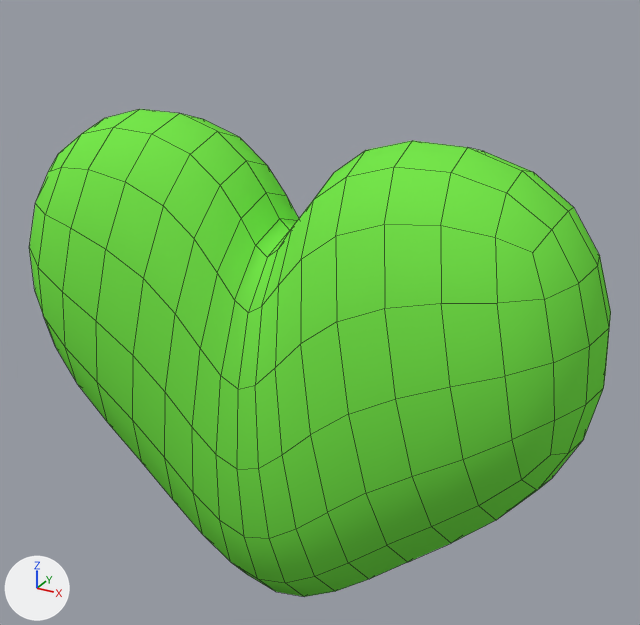
What one commit did to the Blender file Blender/Heart.blend.
One viewpoint serves both versions: a 50 mm lens placed at (2.88, -4.82, 3.05), pointed at (0.08, 0.26, 0.51). Lighting does not change. The marker at lower left points along +X, +Y and +Z. Mesh edges are drawn as thin lines.

Names of what the first picture shows: 'Heart'.
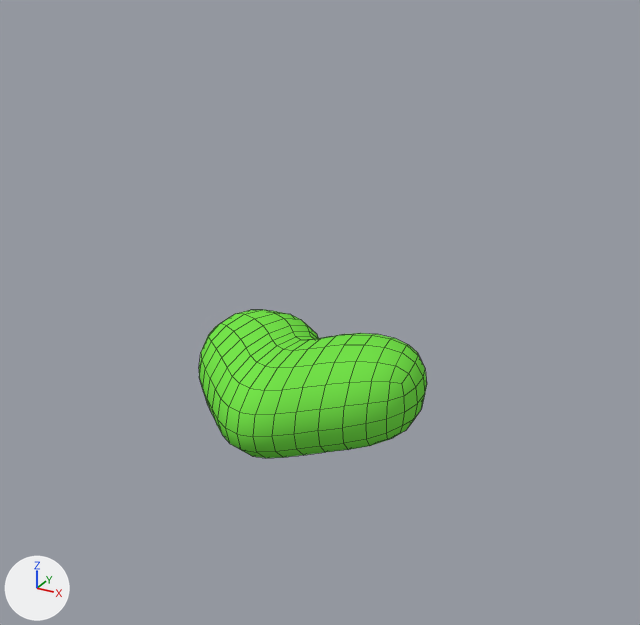
Pixel boxes [x1, y1, x2, y2] of what changed, in the pictures (640 x 625 px):
'Heart', reshaped, rescaled
    before: [29, 109, 611, 597]
    after: [199, 310, 427, 458]

The change, as a list of edits to the scene's bpy script:
```text
Change me_cube_001:
    where me_cube_001.from_pydata(...)  # 13 vertices, 9 faces; spans x -4.96..0.0, y -1.0..1.0, z -4.6..5.04
    used by ob_heart; location = (0.0, 0.0, 0.0); scale = (0.476, 0.786, 0.476)
    me_cube_001 part 1
    me_cube_001.vertices[0].co: (-4.96, -1.0, 0.09) -> (-8.34, 0.14, 2.78)
    me_cube_001.vertices[1].co: (-4.41, -1.0, 4.06) -> (-7.42, 6.83, 2.78)
    me_cube_001.vertices[2].co: (-4.96, 1.0, 0.09) -> (-8.34, 0.14, -2.78)
    me_cube_001.vertices[3].co: (-4.41, 1.0, 4.06) -> (-7.42, 6.83, -2.78)
    me_cube_001.vertices[4].co: (0.0, 1.0, -4.6) -> (0.0, -7.73, -2.78)
    me_cube_001.vertices[5].co: (0.0, 1.0, 1.89) -> (0.0, 3.18, -2.78)
    me_cube_001.vertices[6].co: (0.0, -1.0, -4.6) -> (0.0, -7.73, 2.78)
    me_cube_001.vertices[7].co: (0.0, -1.0, 1.9) -> (0.0, 3.19, 2.78)
    me_cube_001.vertices[8].co: (0.0, 1.0, 5.04) -> (0.0, 8.48, -2.78)
    me_cube_001.vertices[9].co: (-2.25, 1.0, -2.48) -> (-3.78, -4.16, -2.78)
    me_cube_001.vertices[10].co: (-0.54, -1.0, 4.56) -> (-0.91, 7.66, 2.78)
    me_cube_001.vertices[11].co: (-0.54, 1.0, 4.55) -> (-0.91, 7.66, -2.78)
    me_cube_001.vertices[12].co: (-2.25, -1.0, -2.48) -> (-3.78, -4.16, 2.78)
Change ob_heart:
    ob_heart.scale: (0.476, 0.786, 0.476) -> (0.116, 0.116, 0.141)
```
